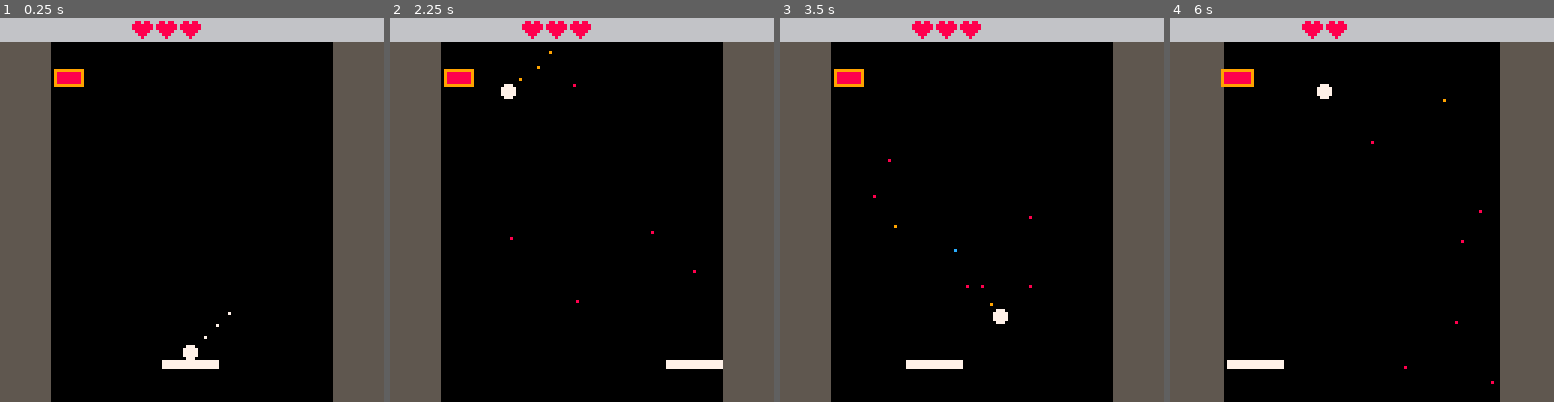
Above: before the commit, frames 1-4 (left to right).
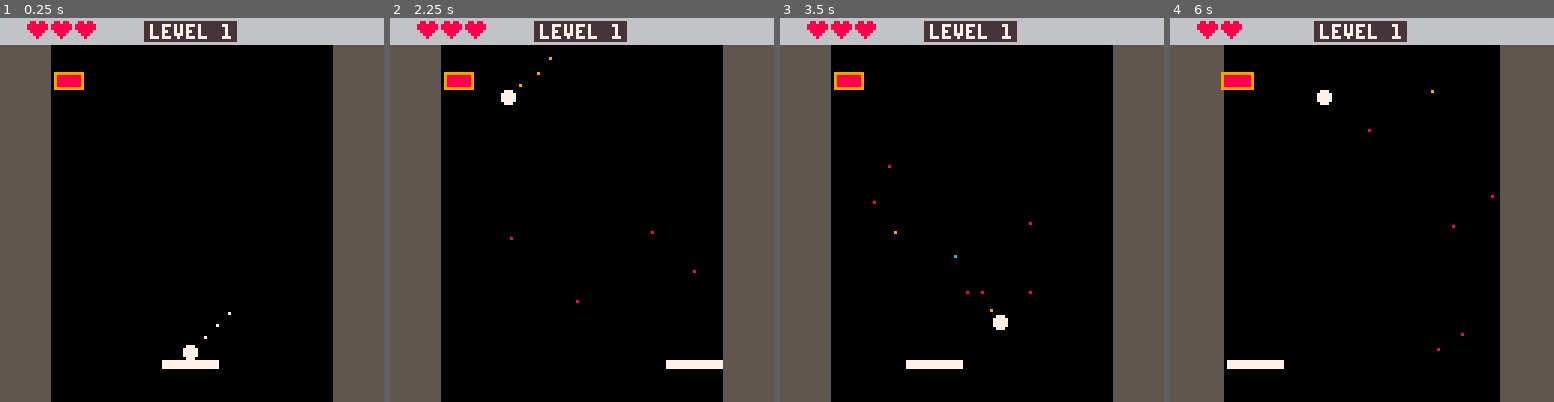
Above: after the commit, the same moments.

Repository: ripejalapeno/Picout
Game: PICO-8 cartridge picout2.p8
Two runs of this game, one before a commit and one after it. Both use one fixed random seed, a clock stepped at 60 frames per second and the inputs below.
Inputs:
- Up to frame 1 (0.25 s): no input
- Up to frame 2 (2.25 s): tap X (X key) at 0.33, 1.07, 1.85 s; hold Right 1.6-2.1 s
- Up to frame 3 (3.5 s): hold Right 2.47-3.03 s; tap X (X key) at 2.97 s; hold Left from 3.08 s (still down)
- Up to frame 4 (6 s): release Left at 3.58 s; hold Right 4.02-4.68 s; tap X (X key) at 4.08, 5.2 s; hold Left 5.08-5.68 s

The runs differ from the first frame. In frame 1, 2.9% of the frame differs, in the area x 0-100%, y 0-19%; in frame 2, 3.1%; in frame 3, 3.1%, in the area x 0-100%, y 0-82%; in frame 4, 3.0%.

Commit message:
Added basic notification banner

Diff:
--- a/picout2.p8
+++ b/picout2.p8
@@ -4,6 +4,7 @@
 function _init()
 	igame()
 	ilevel()
+	ibanner()
 	ipaddle()
 	iball()
 	ibrick()
@@ -441,10 +442,10 @@
 	game.state = 'play'
 	game.level = 1
 	game.walls = 16
-	game.ceil = 7
+	game.ceil = 8
+	game.ceilc = 6
 	game.timer = 0
 	game.display = false
-	game.notif = nil
 
 	player = {}
 
@@ -454,6 +455,8 @@
 
 	gravity = .03
 	wind = .05
+
+	pal(4,5+128,1)
 
 end
 
@@ -492,6 +495,7 @@
 
 function iload(lvl)
 	game.state='load'
+	banner.notif='level '..game.level
 	ibrick()
 	ipaddle()
 	rball()
@@ -533,12 +537,12 @@
 	rectfill(127-game.walls,0,127,127,5)
 
 	-- ceiling --
-	rectfill(0,0,127,game.ceil,6)
+	rectfill(0,0,127,game.ceil,game.ceilc)
 end
 
 function dlives()
 	for i=1,player.lives do
-		spr(0,35+(i*8))
+		spr(0,(i*8))
 	end
 end
 
@@ -561,6 +565,7 @@
 function dplay()
 	dparts()
 	dbounds()
+	dbanner()
 	dpaddle()
 	dball()
 	dbricks()
@@ -675,6 +680,37 @@
 	})
 end
 -->8
+-- notif banner --
+
+function ibanner()
+	banner = {}
+
+	banner.x = 63.5
+	banner.y = 4
+	banner.w = 15
+	banner.h = 3
+	banner.bgc = 4
+	banner.textc = 7
+	banner.l = banner.x+banner.w
+	banner.r = banner.l
+	banner.notif = 'level '..game.level
+
+end
+
+function ubanner()
+	if banner.notif==nil then
+		return
+	end
+end
+
+function dbanner()
+	if banner.notif==nil then
+		return
+	end
+	rectfill(banner.x-banner.w,banner.y-banner.h,banner.x+banner.w,banner.y+banner.h,banner.bgc)
+	print(banner.notif,banner.x-banner.w+2,banner.y-2,banner.textc)
+end
+-->8
 -- to do --
 
 --[[
@@ -715,8 +751,6 @@
 		larger radius
 
 ]]--
--->8
-
 -->8
 -- credits --
 
